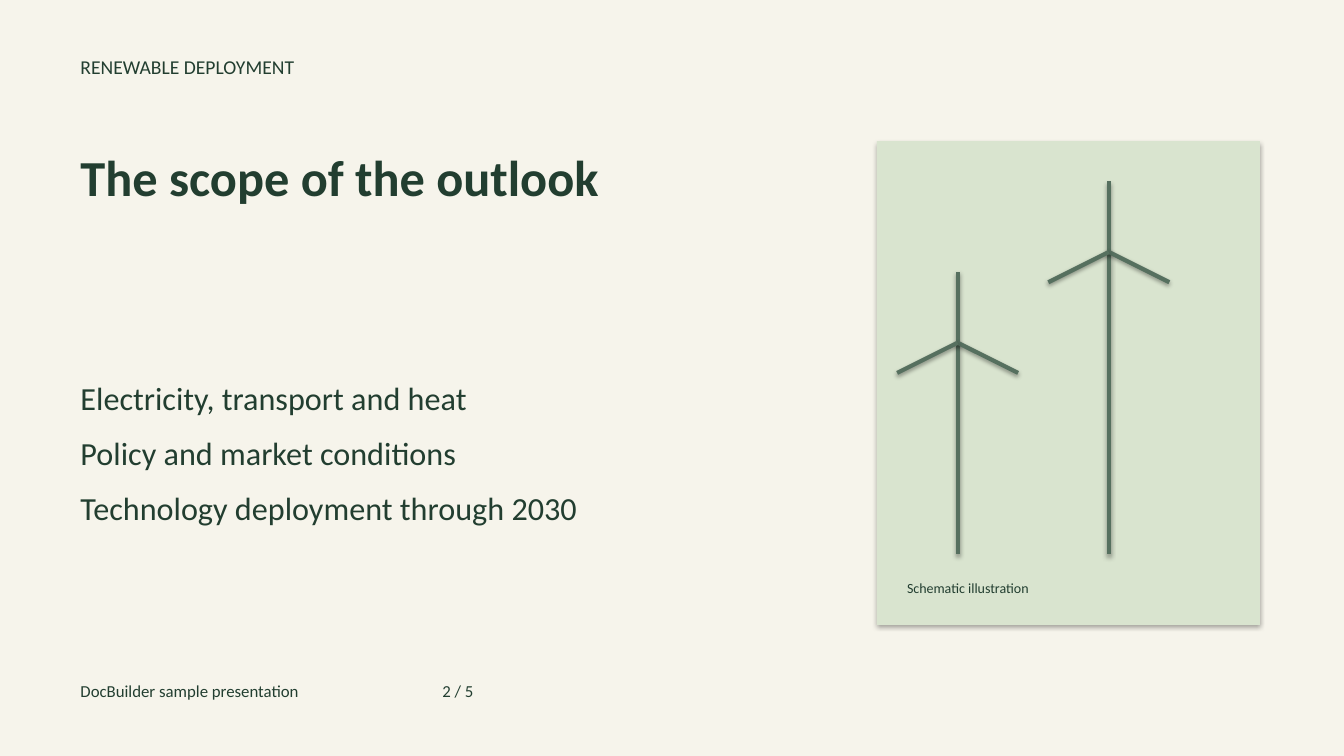
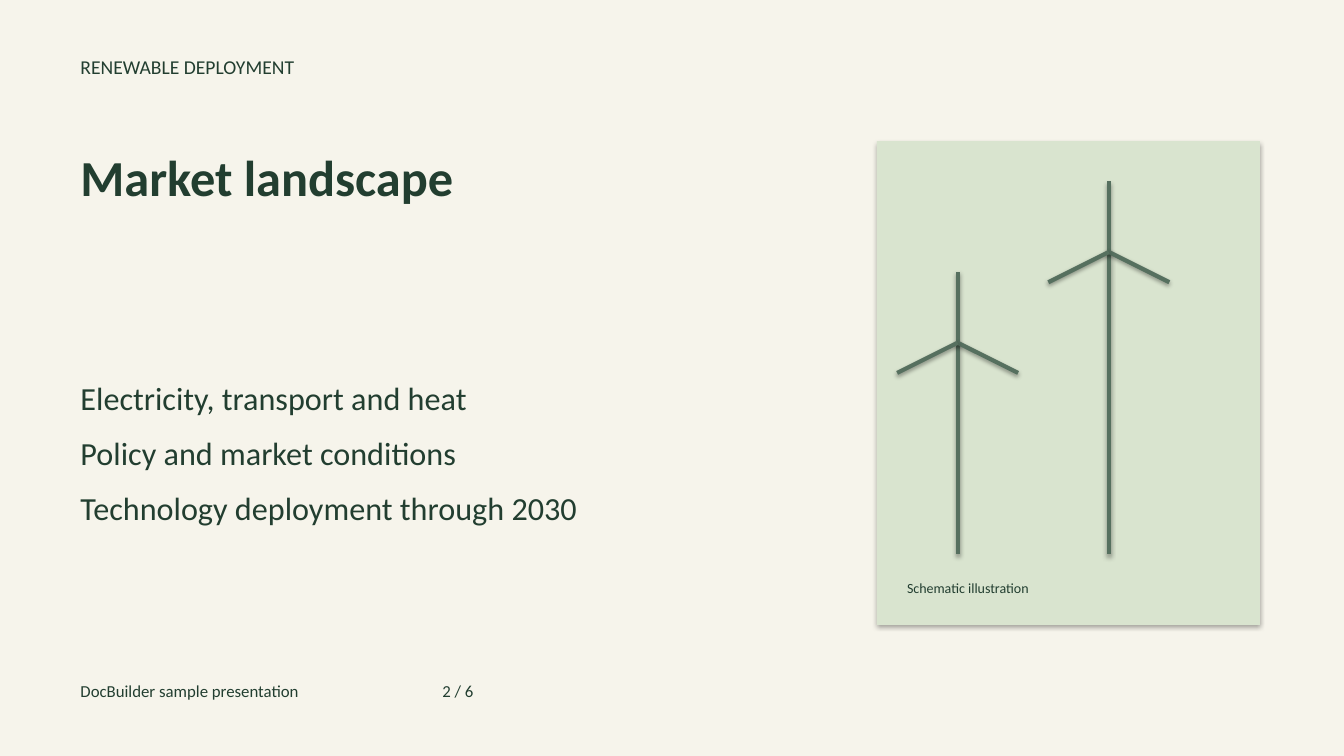
Before and after one commit to NoobSambit/docbuilder, a slide deck: slide 2 of frontend/public/landing/samples/clean-energy-briefing.pptx. Drawn at 1344x756 pixels with LibreOffice and Linux fonts; fonts in the diff are those of the drawing. Boxes give left, top, right and bottom in pixels: in the first picture for what was removed or moved away, otherwise in the second. Text is boxed around its words. In the diff, an @@ line names an element or a change of style, - is before the commit and + after.

Commit message:
feat(landing): present portrait report and separate widescreen deck exports

```diff
--- a/frontend/public/landing/samples/clean-energy-briefing.pptx
+++ b/frontend/public/landing/samples/clean-energy-briefing.pptx
@@ text at (x1=80, y1=160, x2=453, y2=204): text changed @@
-The scope of the outlook
+Market landscape
@@ text at (x1=80, y1=685, x2=473, y2=700): text changed @@
-DocBuilder sample presentation 2 / 5
+DocBuilder sample presentation 2 / 6
```
Also in this commit, not shown: 4 other slides changed, 1 slide added, 13 other files.
